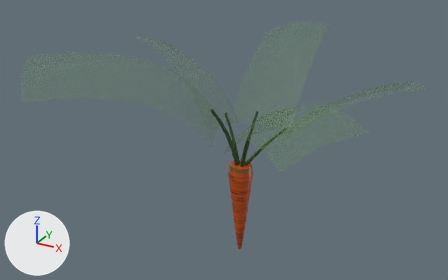
One commit to the FBX model unity/BinaryNestModAssets/Assets/Farming/Carrot/Models/CarrotGrowth.fbx: the scene before it, then after it.
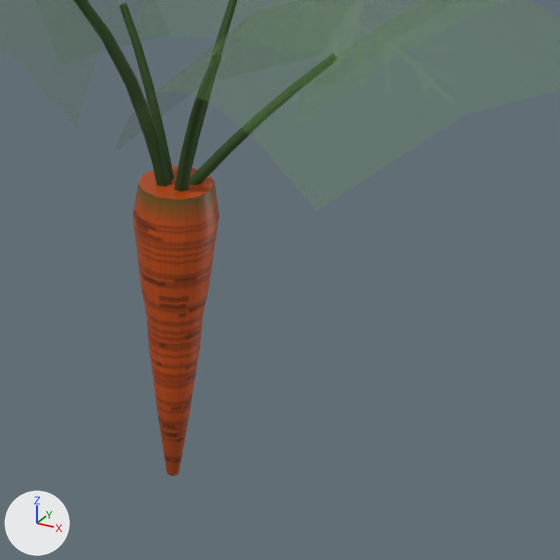
There are two pictures of each version: one whole from a camera (50 mm lens) standing at (0.302, -0.591, 0.325) and looking at (-0.02, -0.004, 0.031), one close up on the part from 42% to 78% of the width and 40% to 98% of the height. Arrows for +X, +Y and +Z are at lower left; the lights stay in place. The last two pictures show the newer version. Objects named as collision shapes, trigger or cutter boxes, shadow casters or lower levels of detail are left out. Where no turn or scale is listed for an object, it has been applied to the vertices. Vertices at exactly the same position are counted once.

In view in the first close-up: 'CarrotGrowth_LOD0'.
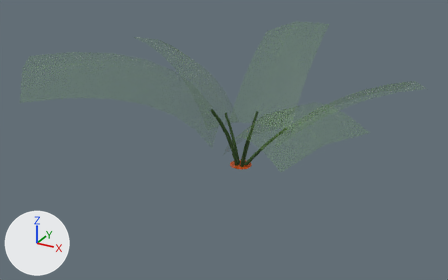
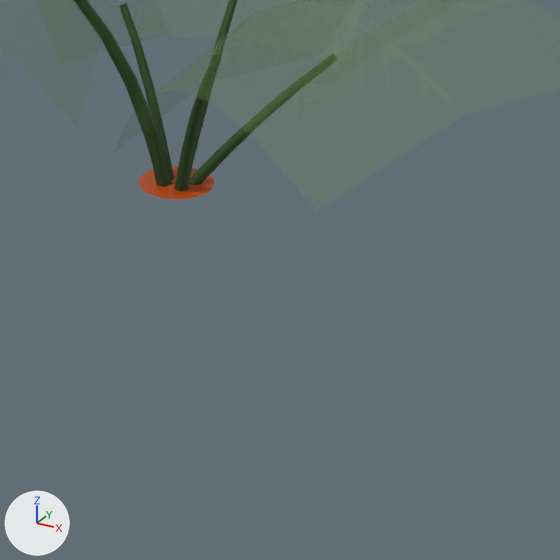
What changed in the scene script:
```text
Change me_carrotgrowth_lod0:
    used by ob_carrotgrowth_lod0; location = (0.0, 0.0, 0.0)
    remove me_carrotgrowth_lod0.from_pydata(...)  # 352 vertices, 269 faces; spans x -0.219..0.191, y -0.184..0.159, z -0.131..0.145
    add me_carrotgrowth_lod0.from_pydata(...)  # 250 vertices, 161 faces; spans x -0.219..0.191, y -0.184..0.159, z -0.001..0.145
    me_carrotgrowth_lod0 part 1
    113 vertices are removed from x -0.015..0.015, y -0.015..0.015, z -0.131..0.002
    109 faces are deleted
    5 vertices move from x -0.011..0.011, y -0.011..0.011, z 0.002 to x -0.011..0.012, y 0.004..0.012, z 0.002
    11 vertices are added at x -0.012..0.012, y -0.012..0.012, z 0.002
    1 new face joins them, mat_carrotroot (picture img_carrotroot_png)
```

Location of each change, [x1, y1, x2, y2] in pixels of the close-ups (560 x 560 px):
'CarrotGrowth_LOD0', reshaped: before [74, 0, 338, 476]; after [74, 0, 338, 199]
part 1 of me_carrotgrowth_lod0, cut back: before [133, 175, 219, 476]; after [139, 175, 214, 199]
